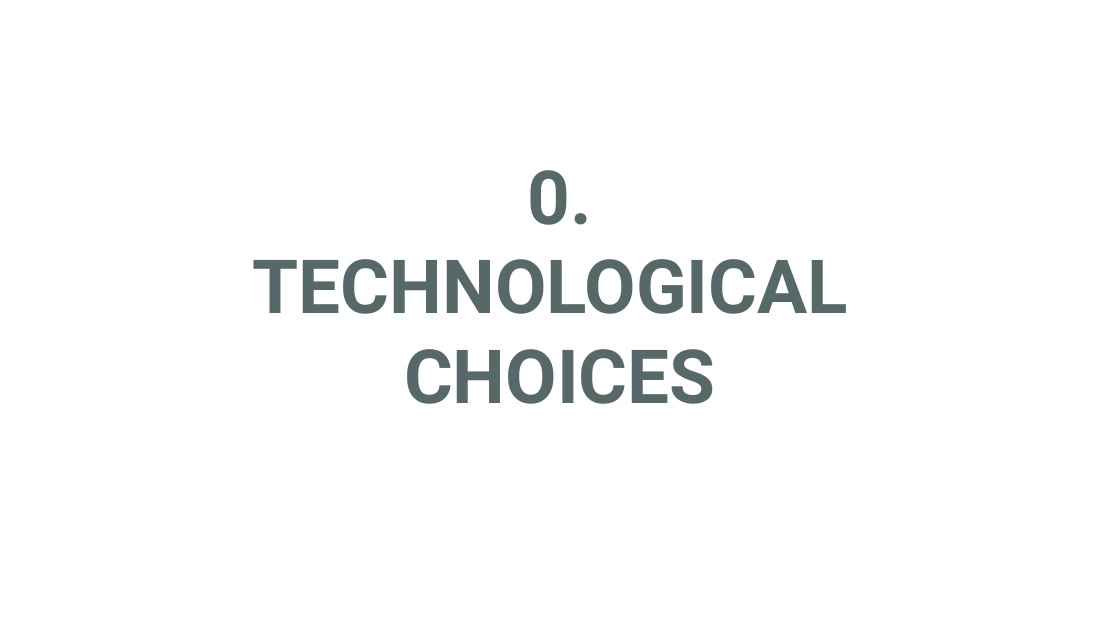
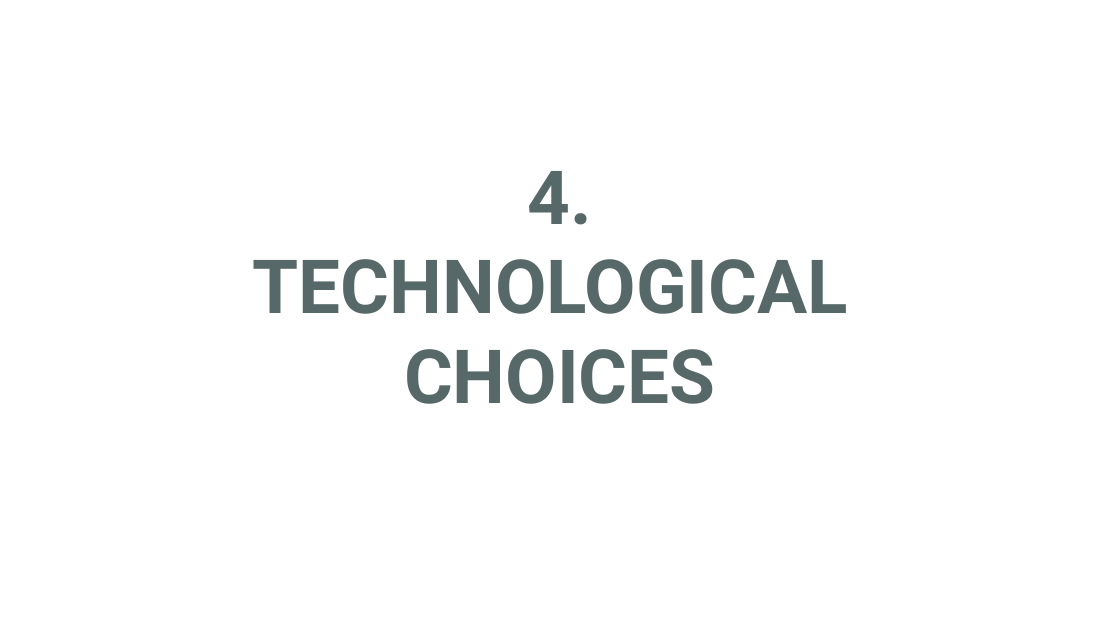
Before and after one commit to AmandineBenza/BlablaMove, a slide deck: slide 10 of src/main/resources/Presentations/BlablaMove_OralDefense.pptx (slide 8 before the commit). Drawn at 1120x630 pixels with LibreOffice and Linux fonts; fonts in the diff are those of the drawing; background and template pictures are left out. Boxes give left, top, right and bottom in pixels: in the first picture for what was removed or moved away, otherwise in the second. Text is boxed around its words. In the diff, an @@ line names an element or a change of style, - is before the commit and + after.

```diff
--- a/src/main/resources/Presentations/BlablaMove_OralDefense.pptx
+++ b/src/main/resources/Presentations/BlablaMove_OralDefense.pptx
@@ text at <box>528,171,592,225</box>: text changed @@
-0.
+4.
```
Also in this commit, not shown: 9 other slides changed, 2 slides added.
